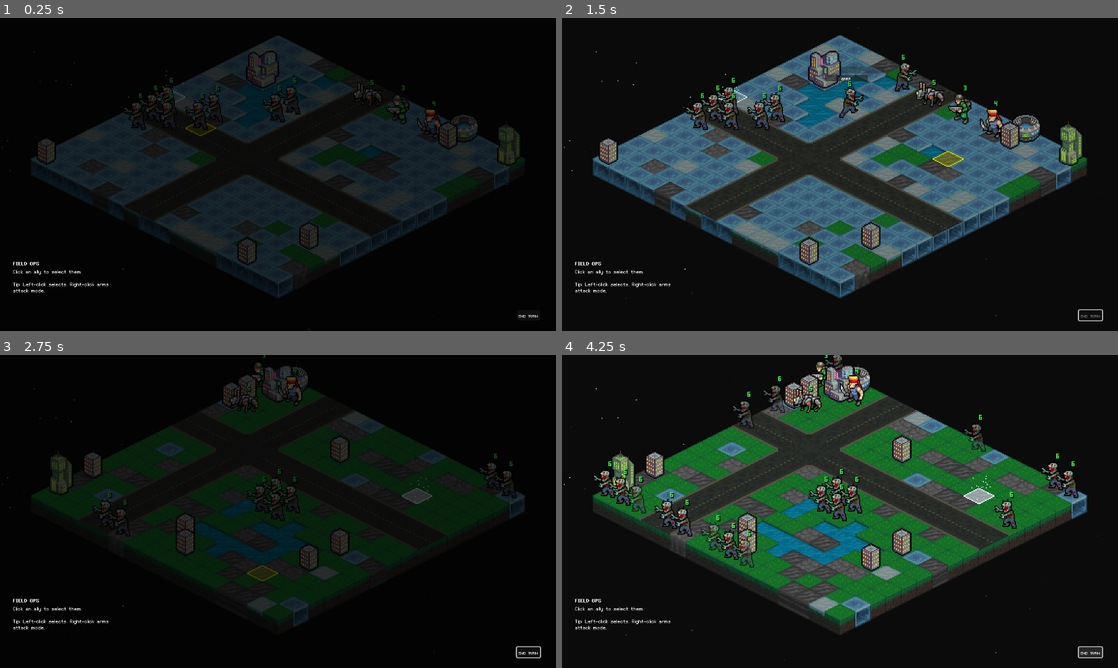
Above: before the commit, frames 1-4 (two rows, left to right).
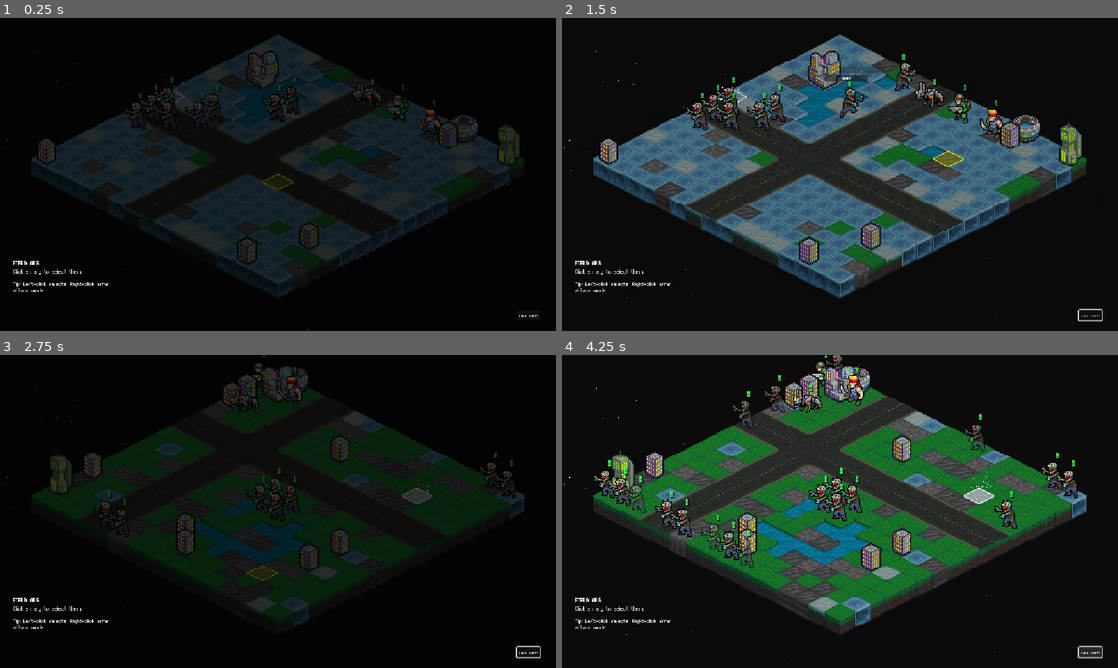
Above: after the commit, the same moments.

Repository: Tekknobot/MEKIII
Game: Godot game, scene res://scenes/Game.tscn
Two runs of this game, one before a commit and one after it. Both use one fixed random seed, a clock stepped at 60 frames per second and the inputs below.
Inputs (mouse positions are in pixels of both pictures, inside the frame that each line leads up to):
- Up to frame 1 (0.25 s): no input
- Up to frame 2 (1.5 s): click "End Turn" at 0.5 s; tap Enter (ui_accept) at 1.25 s; move the mouse to (962, 158) at 1.27 s; tap R at 1.35 s; click (962, 158) at 1.42 s
- Up to frame 3 (2.75 s): tap Enter (ui_accept) at 1.52 s; drag from (166, 527) to (250, 574) at 2.02 s
- Up to frame 4 (4.25 s): click "End Turn" at 2.75 s; click "End Turn" at 3.5 s

The runs differ from the first frame. In frame 1, 1.1% of the frame differs, in the area x 1-97%, y 5-100%; in frame 2, 4.2%; in frame 3, 1.2%; in frame 4, 4.6%, in the area x 0-98%, y 0-98%.

Commit message:
Viewport expand.

Diff:
--- a/project.godot
+++ b/project.godot
@@ -26,7 +26,7 @@
 
 window/size/mode=3
 window/stretch/mode="canvas_items"
-window/stretch/scale_mode="integer"
+window/stretch/aspect="expand"
 
 [rendering]
 
